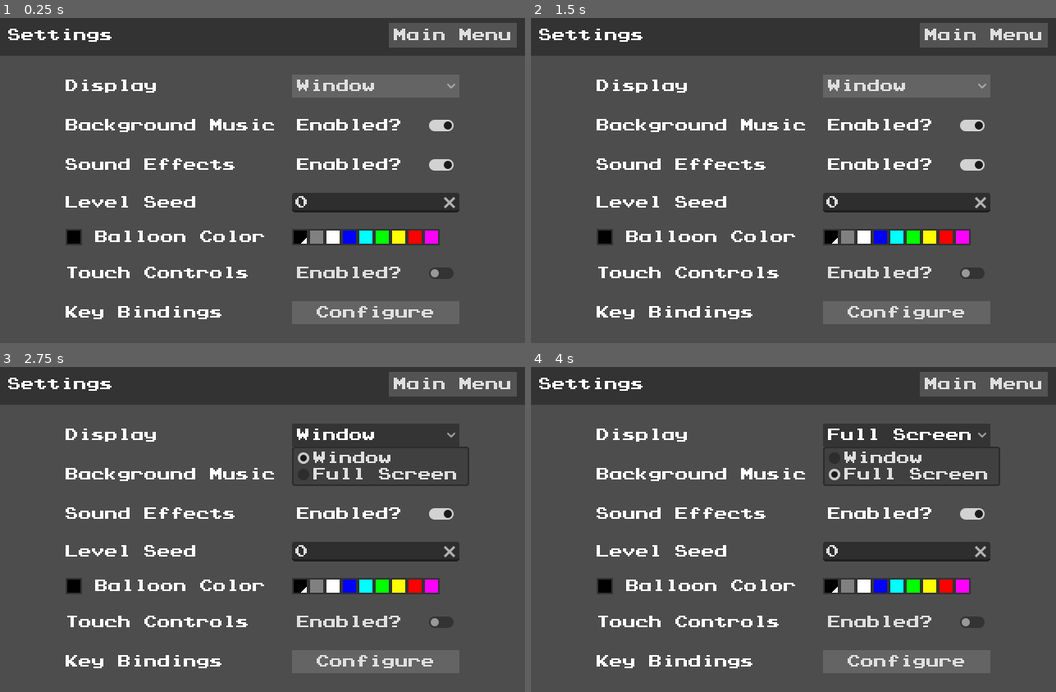
Above: before the commit, frames 1-4 (two rows, left to right).
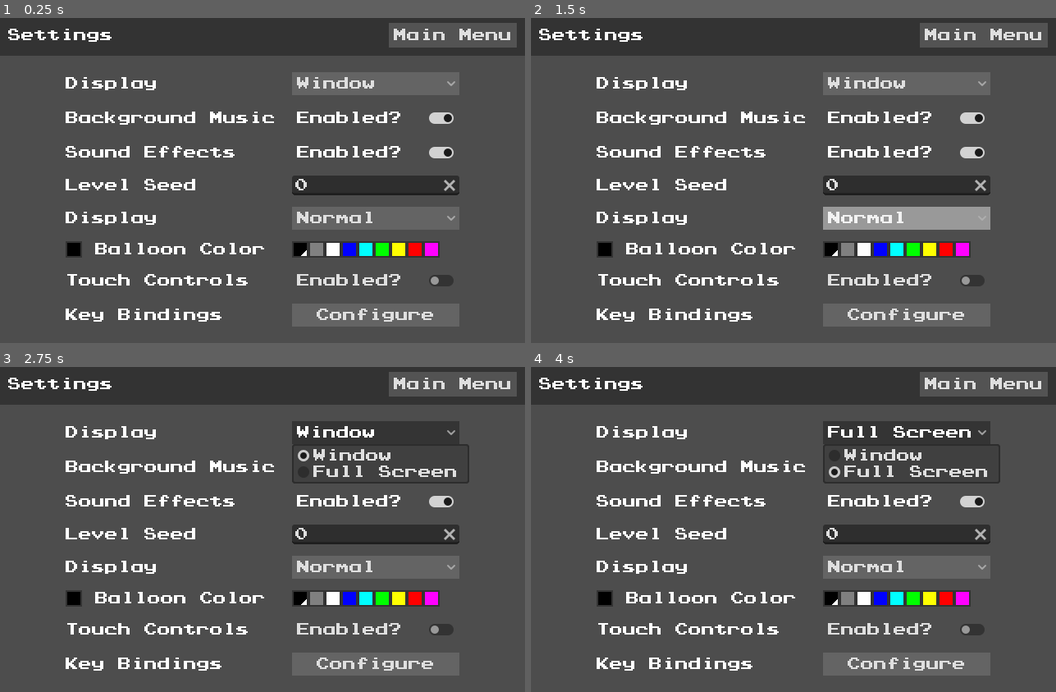
Above: after the commit, the same moments.

Repository: omniuni/Godot_Scroller_Floppy_Balloon
Game: Godot game, scene res://Scenes/screen_settings.tscn
Same seed, same stepped clock (60 frames per second), same inputs: the game is played once before the commit and once after it. This scene is started directly instead of the project's main scene. Sound files missing from this copy of the repository are replaced by a short silence.
Inputs (mouse positions are in pixels of both pictures, inside the frame that each line leads up to):
- Up to frame 1 (0.25 s): no input
- Up to frame 2 (1.5 s): click (909, 219) at 0.5 s, where only the run after the commit has a clickable "Normal"; click (909, 219) at 1.25 s, where only the run after the commit has a clickable "Normal"
- Up to frame 3 (2.75 s): click "Window" at 2 s
- Up to frame 4 (4 s): click "Enabled?" at 2.75 s; click "Full Screen" at 3.5 s

The runs differ from the first frame. In frame 1, 14% of the frame differs, in the area x 12-88%, y 18-94%; in frame 2, 15%; in frame 3, 14%; in frame 4, 14%.

Commit message:
add difficulty dropdown

Diff:
--- a/Scenes/screen_settings.tscn
+++ b/Scenes/screen_settings.tscn
@@ -33,7 +33,7 @@
 layout_mode = 2
 size_flags_horizontal = 0
 theme_override_constants/h_separation = 20
-theme_override_constants/v_separation = 20
+theme_override_constants/v_separation = 14
 columns = 2
 
 [node name="DisplayLabel" type="Label" parent="CenterContainer/GridContainer"]
@@ -67,7 +67,7 @@
 text = "Enabled?"
 flat = true
 
-[node name="GameLengthLabel" type="Label" parent="CenterContainer/GridContainer"]
+[node name="SeedLabel" type="Label" parent="CenterContainer/GridContainer"]
 layout_mode = 2
 text = "Level Seed"
 
@@ -76,6 +76,21 @@
 text = "0"
 emoji_menu_enabled = false
 clear_button_enabled = true
+
+[node name="DifficultyLabel" type="Label" parent="CenterContainer/GridContainer"]
+layout_mode = 2
+text = "Display"
+
+[node name="DifficultyOptions" type="OptionButton" parent="CenterContainer/GridContainer"]
+layout_mode = 2
+selected = 1
+item_count = 3
+popup/item_0/text = "Gentle"
+popup/item_0/id = 0
+popup/item_1/text = "Normal"
+popup/item_1/id = 1
+popup/item_2/text = "Challenge"
+popup/item_2/id = 2
 
 [node name="HBoxContainer" type="HBoxContainer" parent="CenterContainer/GridContainer"]
 layout_mode = 2
